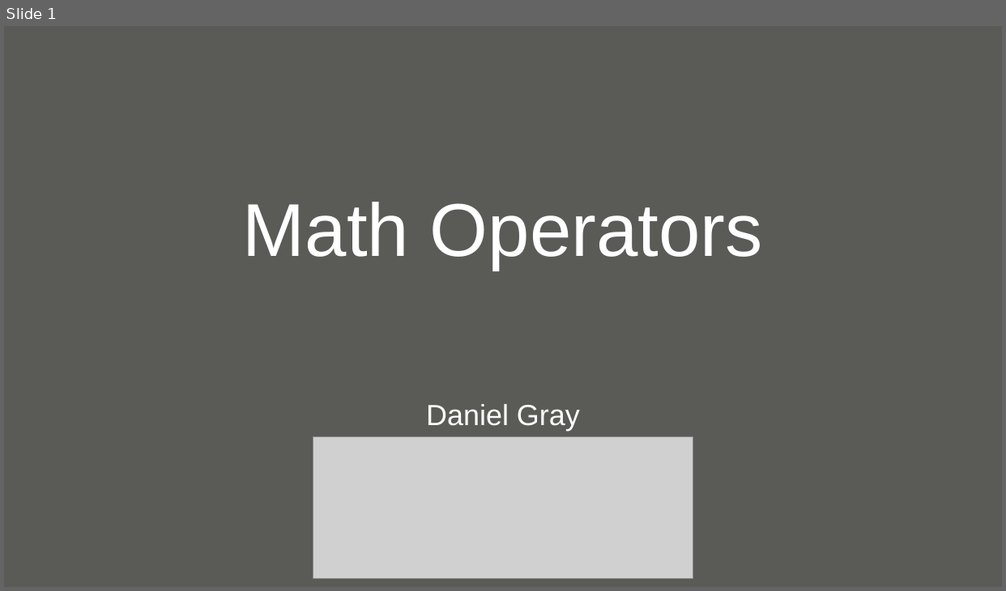
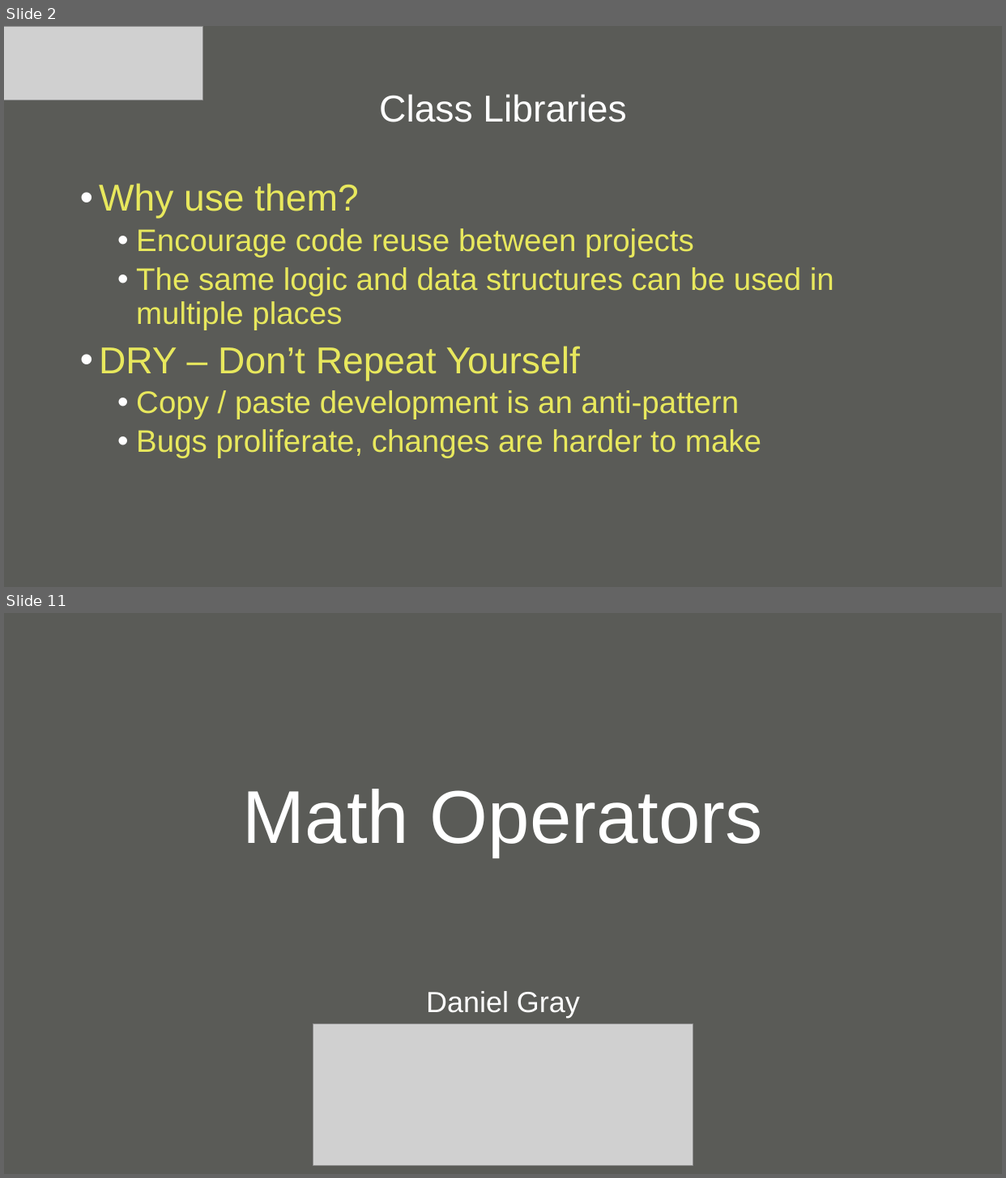
Before and after one commit to null-loop/net-training, a slide deck: CSharpAndDotNet-Part3.odp. Shown one above the other, each under a label of ours: slide 1 before the commit, slides 2 and 11 after it; the slides between them are not shown. The pictures are 1006x591 and 1006x1178 pixels, drawn with LibreOffice and Linux fonts; fonts in the diff are those of the drawing; grey boxes stand for pictures; background and template pictures are left out. Boxes give left, top, right and bottom in pixels: in the first picture for what was removed or moved away, otherwise in the second. Text is boxed around its words. In the diff, an @@ line names an element or a change of style, - is before the commit and + after.

```diff
--- a/CSharpAndDotNet-Part3.odp
+++ b/CSharpAndDotNet-Part3.odp
@@ slide 2 added at [4,26,1002,587], background #5A5B57 @@
@@ picture added at [4,26,203,100] @@
@@ title added at [379,94,626,122], 36 pt, text #FFFFFF @@
+Class Libraries
@@ text added at [99,183,834,459], 30 pt, text #E8E85D @@
+• Why use them?
+  • Encourage code reuse between projects
+  • The same logic and data structures can be used in multiple places
+• DRY – Don’t Repeat Yourself
+  • Copy / paste development is an anti-pattern
+  • Bugs proliferate, changes are harder to make
@@ what was slide 1 is now slide 11 @@
```
Also in this commit, not shown: 1 slide changed, 9 other slides added, 1 slide removed, 22 other files.
